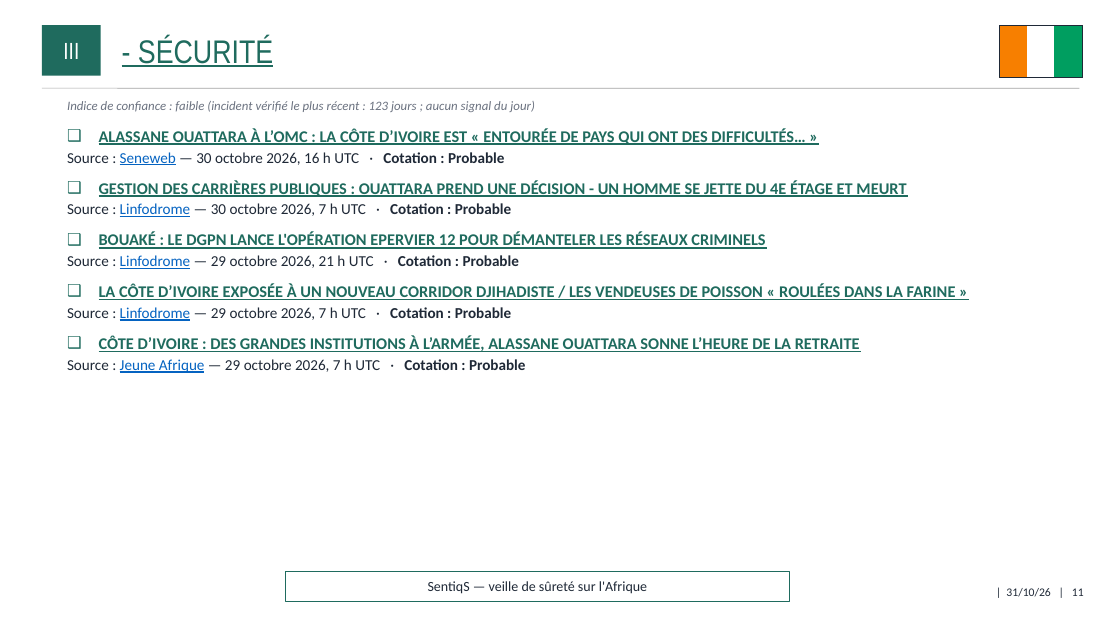
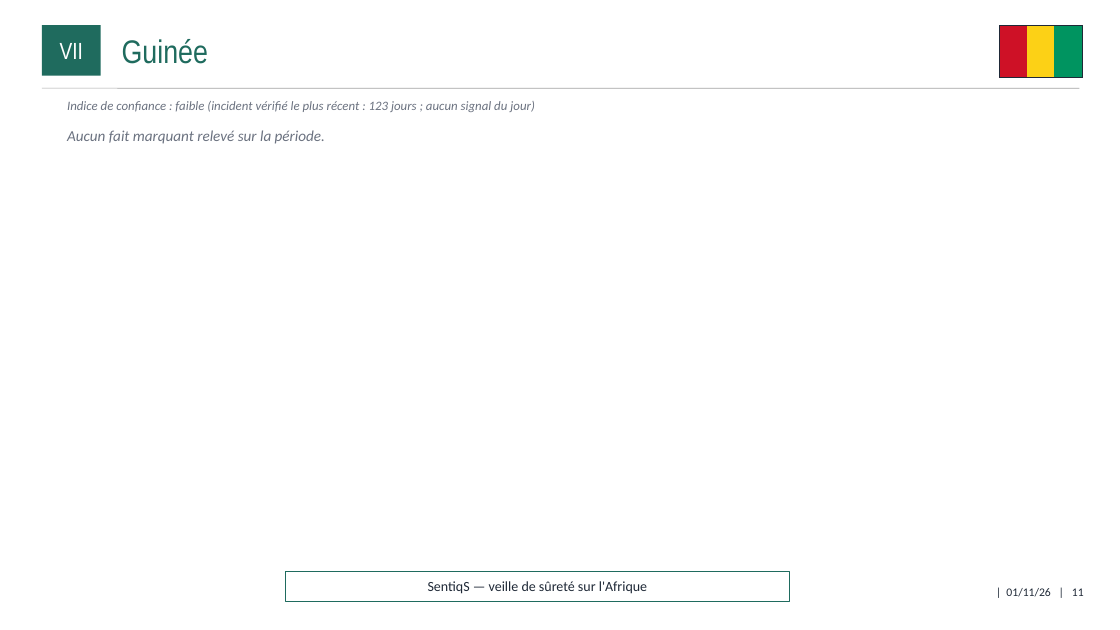
Before and after one commit to ytl1-ops/SentiqS, a slide deck: slide 11 of web/rapports/mensuel/dernier.pptx. Drawn at 1120x630 pixels with LibreOffice and Linux fonts; fonts in the diff are those of the drawing. Boxes give left, top, right and bottom in pixels: in the first picture for what was removed or moved away, otherwise in the second. Text is boxed around its words. In the diff, an @@ line names an element or a change of style, - is before the commit and + after.

```diff
--- a/web/rapports/mensuel/dernier.pptx
+++ b/web/rapports/mensuel/dernier.pptx
@@ rectangle at (x1=1000, y1=25, x2=1028, y2=77): fill #F77F00 to #CE1126; outline #F77F00 1 pt to #CE1126 1 pt @@
@@ rectangle at (x1=1028, y1=25, x2=1055, y2=77): fill #FFFFFF to #FCD116; outline #FFFFFF 1 pt to #FCD116 1 pt @@
@@ rectangle at (x1=1055, y1=25, x2=1083, y2=77): fill #009E60 to #009460; outline #009E60 1 pt to #009460 1 pt @@
@@ text in rectangle at (x1=60, y1=43, x2=83, y2=59): text changed @@
-III
+VII
@@ text at (x1=122, y1=39, x2=208, y2=64): text changed @@
-- SÉCURITÉ
+Guinée
@@ text at (x1=67, y1=130, x2=325, y2=144): text changed; size 14 to 13 pt; text colour #1F6B5E to #6B7280; bold off; italic on @@
-❑ ALASSANE OUATTARA À L’OMC : LA CÔTE D’IVOIRE EST « ENTOURÉE DE PAYS QUI ONT DES DIFFICULTÉS… »
-  ▪ Source : Seneweb — 30 octobre 2026, 16 h UTC · Cotation : Probable
-❑ GESTION DES CARRIÈRES PUBLIQUES : OUATTARA PREND UNE DÉCISION - UN HOMME SE JETTE DU 4E ÉTAGE ET MEURT
-  ▪ Source : Linfodrome — 30 octobre 2026, 7 h UTC · Cotation : Probable
-❑ BOUAKÉ : LE DGPN LANCE L'OPÉRATION EPERVIER 12 POUR DÉMANTELER LES RÉSEAUX CRIMINELS
-  ▪ Source : Linfodrome — 29 octobre 2026, 21 h UTC · Cotation : Probable
-❑ LA CÔTE D’IVOIRE EXPOSÉE À UN NOUVEAU CORRIDOR DJIHADISTE / LES VENDEUSES DE POISSON « ROULÉES DANS LA FARINE »
-  ▪ Source : Linfodrome — 29 octobre 2026, 7 h UTC · Cotation : Probable
-❑ CÔTE D’IVOIRE : DES GRANDES INSTITUTIONS À L’ARMÉE, ALASSANE OUATTARA SONNE L’HEURE DE LA RETRAITE
-  ▪ Source : Jeune Afrique — 29 octobre 2026, 7 h UTC · Cotation : Probable
+Aucun fait marquant relevé sur la période.
@@ text at (x1=1006, y1=588, x2=1084, y2=597): text changed @@
-| 31/10/26 | 11
+| 01/11/26 | 11
```
Also in this commit, not shown: 13 other slides changed, 28 slides removed, 14 other files.
